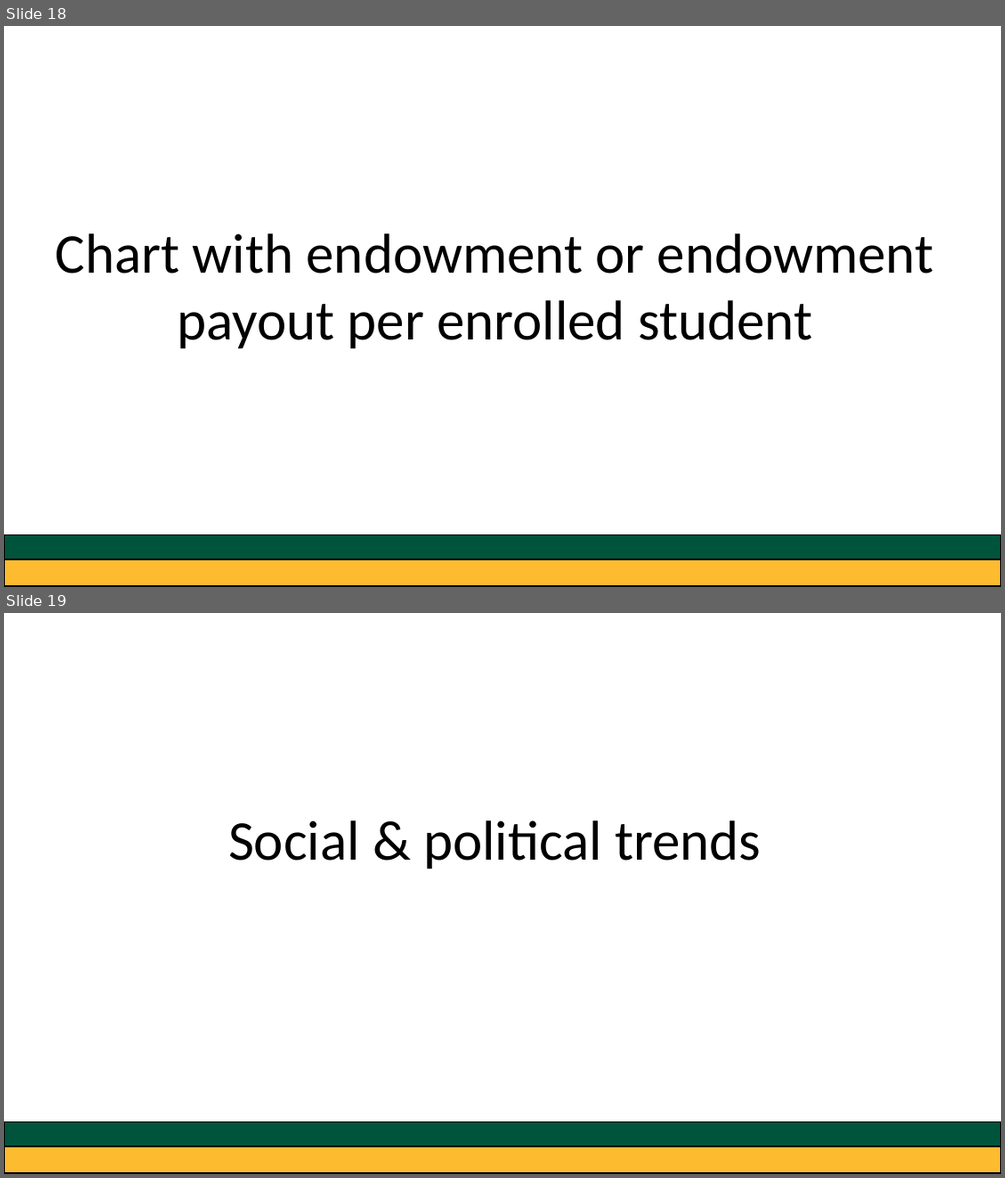
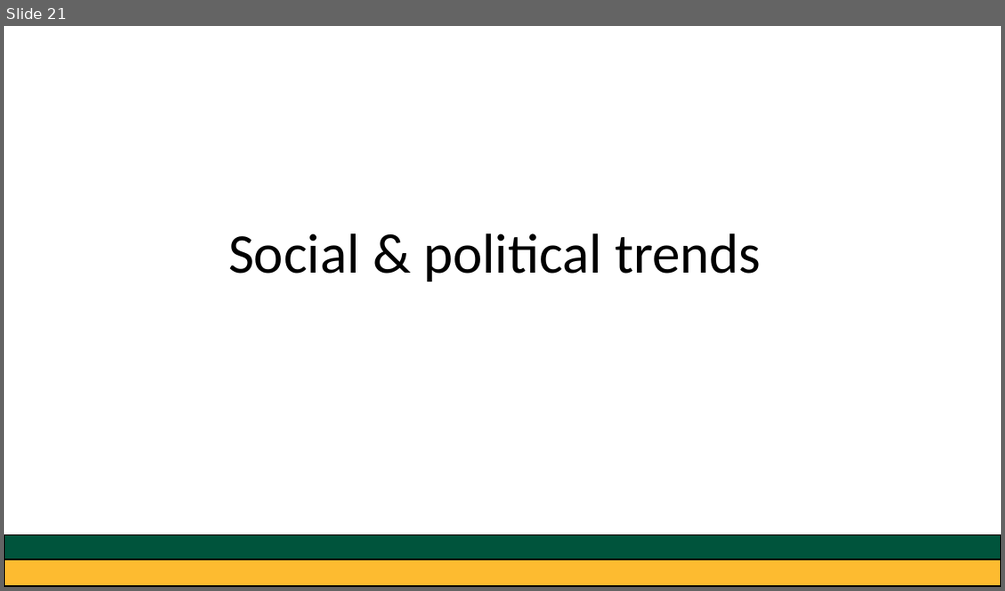
Before and after one commit to greg-dubrow/USF-talk-February-2020, a slide deck: usf_presentation_0220_gdubrow.pptx. Shown one above the other, each under a label of ours: slides 18 and 19 before the commit, slide 21 after it. The pictures are 1005x1178 and 1005x591 pixels, drawn with LibreOffice and Linux fonts; fonts in the diff are those of the drawing. Boxes give left, top, right and bottom in pixels: in the first picture for what was removed or moved away, otherwise in the second. Text is boxed around its words. In the diff, an @@ line names an element or a change of style, - is before the commit and + after.

Commit message:
chart tweaks, ppt finalized

```diff
--- a/usf_presentation_0220_gdubrow.pptx
+++ b/usf_presentation_0220_gdubrow.pptx
@@ slide 18 removed at (4, 26, 1001, 587), background #FFFFFF @@
@@ text removed at (56, 233, 934, 348) @@
-Chart with endowment or endowment payout per enrolled student
@@ rectangle removed at (4, 552, 1001, 586) @@
@@ rectangle removed at (4, 534, 1001, 559) @@
@@ what was slide 19 is now slide 21 @@
```
Also in this commit, not shown: 7 slides changed, 6 slides added, 1 other slide removed, 7 other files.
